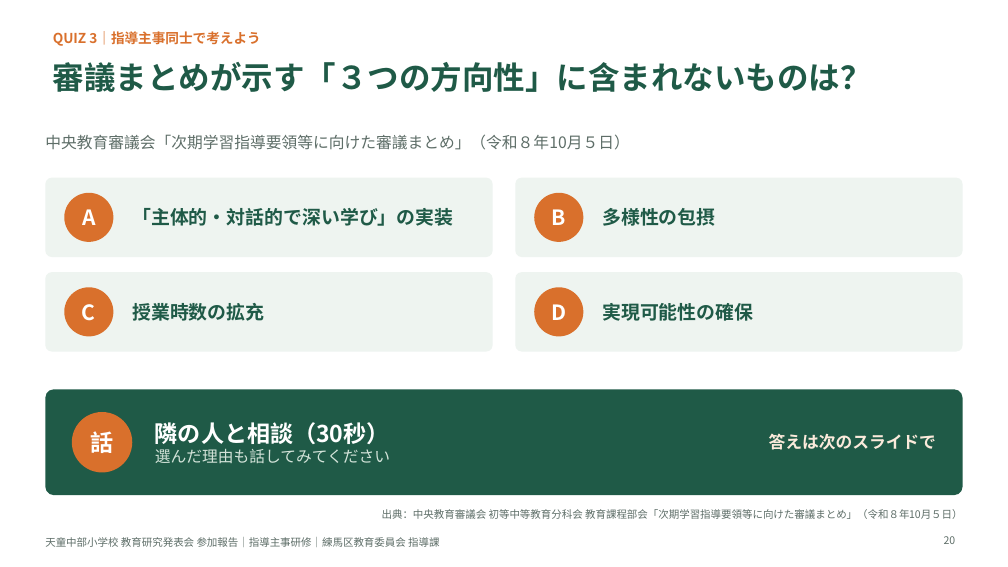
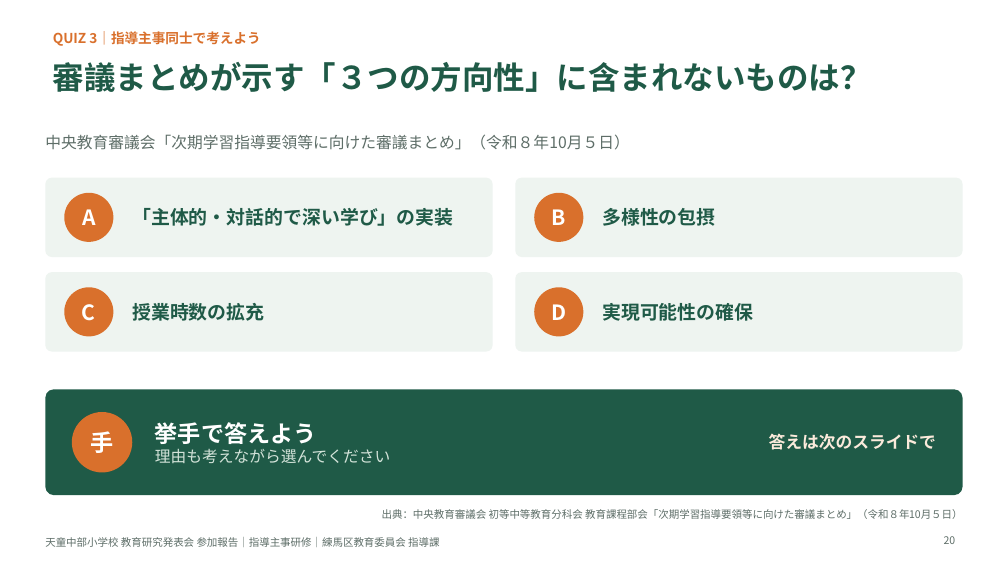
Before and after one commit to contynet730-star/con30, a slide deck: slide 20 of 天童中部小学校視察/081019_天童中部小学校_指導主事研修スライド_クイズ版.pptx. Drawn at 1008x567 pixels with LibreOffice and Linux fonts; fonts in the diff are those of the drawing. Boxes give left, top, right and bottom in pixels: in the first picture for what was removed or moved away, otherwise in the second. Text is boxed around its words. In the diff, an @@ line names an element or a change of style, - is before the commit and + after.

```diff
--- a/天童中部小学校視察/081019_天童中部小学校_指導主事研修スライド_クイズ版.pptx
+++ b/天童中部小学校視察/081019_天童中部小学校_指導主事研修スライド_クイズ版.pptx
@@ text in ellipse at [90, 431, 113, 453]: text changed @@
-話
+手
@@ text at [155, 422, 390, 463]: text changed @@
-隣の人と相談（30秒）
-選んだ理由も話してみてください
+挙手で答えよう
+理由も考えながら選んでください
```
Also in this commit, not shown: 3 other slides changed.
